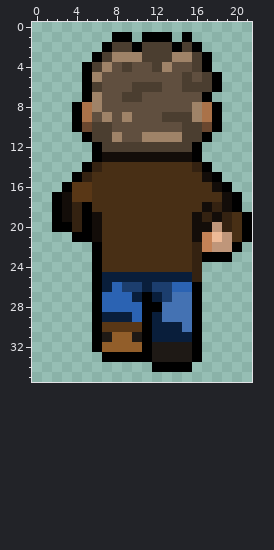
Two versions of one pixel-art sprite, res/player/player22.png. Above: the version before the commit.
The file is 22x36 pixels.
After the commit:
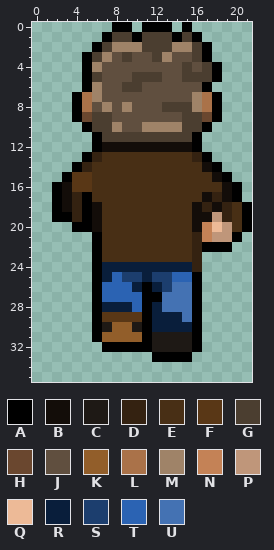
Palette (. is transparent): A #000000  B #130d09  C #1e1915  D #342211  E #482f15  F #593716  G #4b3e30  H #6a472f  J #604f3f  K #925e2a  L #aa7249  M #9f8368  N #c48256  P #bf967a  Q #edba97  R #091e3b  S #1c3e6e  T #2b63b3  U #4472b3
The author wrote: [REF] small change player pngs
Change:
y 0: x 8..9 .. -> AA; x 11..13 ... -> AAA; x 15 . -> A
y 1: x 7..16 .AA.AAA.A. -> AGGAGGGAGA
y 2: x 6..10 .AGGA -> AGMMM; x 14..17 AGA. -> MMGA
y 3: x 5..11 .AGMMMG -> AGMJGJJ; x 13..15 GMM -> MJJ
y 4: x 6..7 GM -> MJ; x 9 G -> J; x 12..13 GM -> JJ; x 15..18 JGA. -> GJGA
y 5: x 6 M -> G; x 10..12 JJJ -> GGG; x 16 J -> G
y 6: x 6 G -> M; x 9 J -> G; x 11..12 GG -> JJ; x 15..18 GGGA -> JJA.
y 7: x 4..5 .A -> AL; x 9..10 GG -> JJ; x 16..18 JA. -> MLA
y 8: x 6..7 MJ -> JM; x 9 J -> M; x 13..15 JJJ -> GGG
y 9: x 5..7 LJM -> HGG; x 9 M -> J; x 13..14 GG -> JJ; x 16..17 ML -> GH
y 10: x 4..5 AH -> .A; x 8 J -> M; x 11..14 JJJJ -> MMMM; x 17..18 HA -> A.
y 11: x 5..6 AG -> .A; x 8..14 MJJMMMM -> GGGGGGG; x 16..17 GA -> A.
y 12: x 7..15 GGGGGGGGG -> BBBBBBBBB
y 13: x 5..17 .ABBBBBBBBBA. -> ADEEEEEEEEEDA
y 14: x 4..6 .AD -> ADE; x 16..18 DA. -> EBA
y 15: x 3..5 .AD -> AFF; x 17..19 BA. -> EBA
y 16: x 2..3 .A -> AB; x 18..20 BA. -> EBA
y 17: x 4..5 FF -> DA; x 17..18 EE -> BD
y 18: x 6 E -> B; x 16..21 EBDBA. -> BDBDEA
y 19: x 3 B -> A; x 17..18 DB -> BP
y 20: x 2..4 AAD -> ..A; x 17..19 BPD -> NQP
y 21: x 4..6 AAB -> ..A; x 16 B -> D; x 18 Q -> P; x 20..21 EA -> A.
y 22: x 17..20 NPPA -> AAA.
y 23: x 17..19 AAA -> ...
y 24: x 7..15 EEEEEEEEE -> RRRRRRRRR
y 25: x 8..10 RRR -> TSS; x 12..16 RRRRD -> SSTTA
y 26: x 7 R -> T; x 9..12 SSRS -> TRAR; x 14..15 TT -> UU
y 27: x 10 R -> T; x 12..13 RS -> AU
y 28: x 7..9 TTT -> RRR; x 12 A -> R
y 29: x 7..10 RRRT -> FFFF; x 13..14 UU -> RR
y 30: x 7..10 FFFF -> CKKC; x 15 U -> R
y 31: x 7 C -> K; x 10 C -> K; x 12..15 RRRR -> CCCC
y 32: x 6..10 AKKKK -> .AAAA
y 33: x 7..16 AAAAACCCCA -> .....AAAA.
y 34: x 12..15 AAAA -> ....
Boxes around the changes in both pictures, in picture pixels (x1, y1, x2, y2):
changed: (52, 22, 252, 372)
